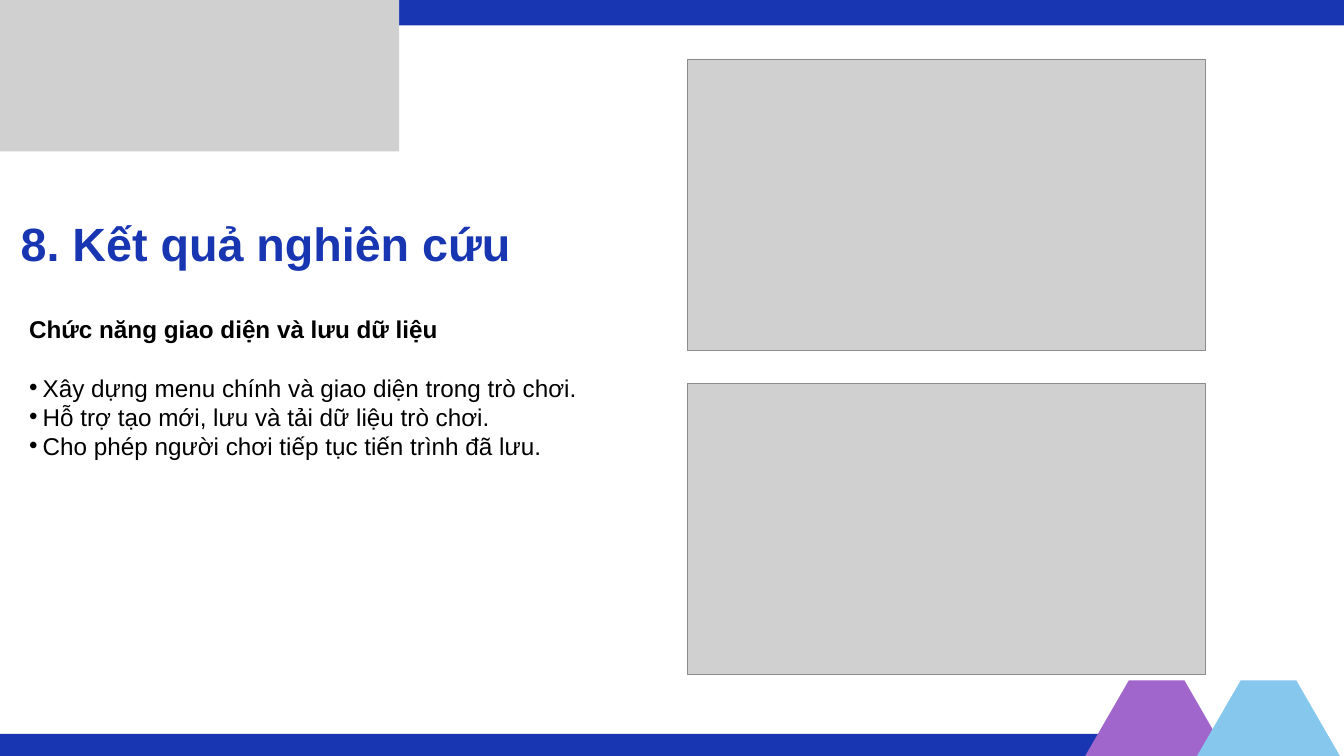
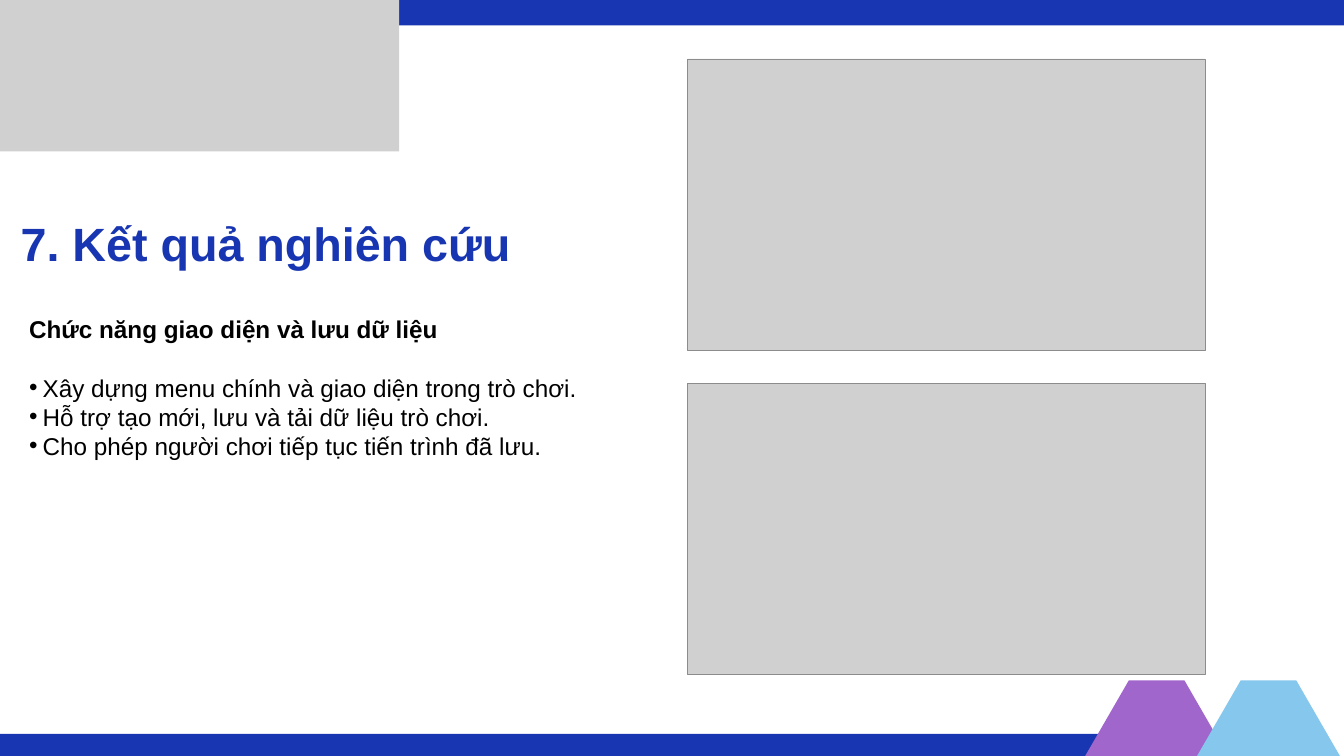
Before and after one commit to HaGiaLoc/tn-da22ttd-110122103-hagialoc-xaydungtrochoisinhton2d, a slide deck: slide 10 of thesis/abs/tn_slide.pptx. Drawn at 1344x756 pixels with LibreOffice and Linux fonts; fonts in the diff are those of the drawing; grey boxes stand for pictures. Boxes give left, top, right and bottom in pixels: in the first picture for what was removed or moved away, otherwise in the second. Text is boxed around its words. In the diff, an @@ line names an element or a change of style, - is before the commit and + after.

```diff
--- a/thesis/abs/tn_slide.pptx
+++ b/thesis/abs/tn_slide.pptx
@@ text at <box>21,225,510,270</box>: text changed @@
-8. Kết quả nghiên cứu
+7. Kết quả nghiên cứu
```
Also in this commit, not shown: 5 other slides changed.
